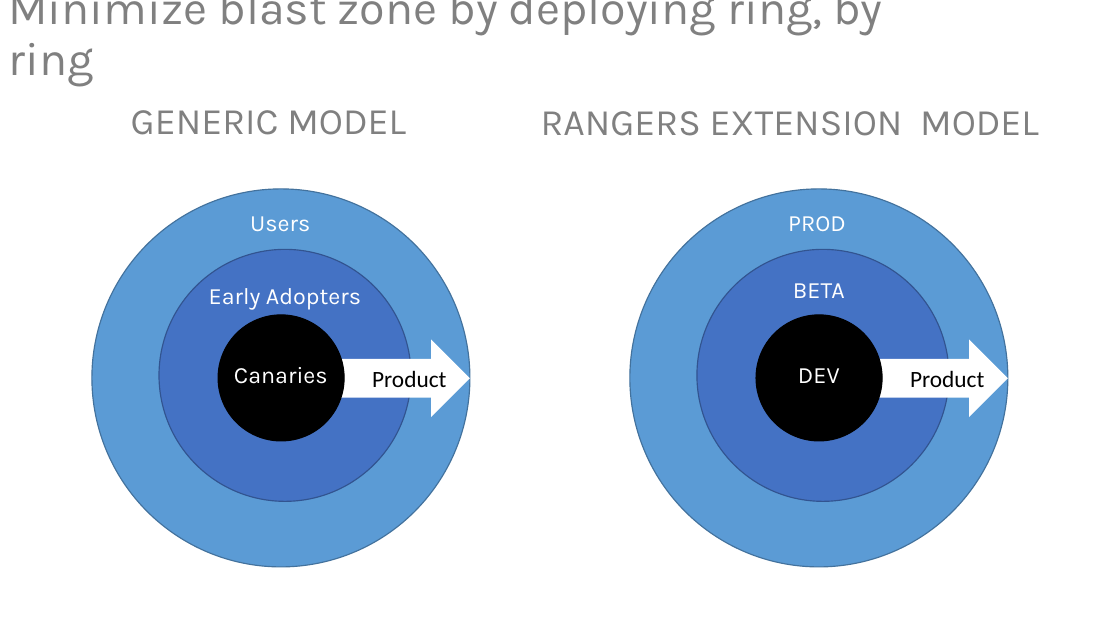
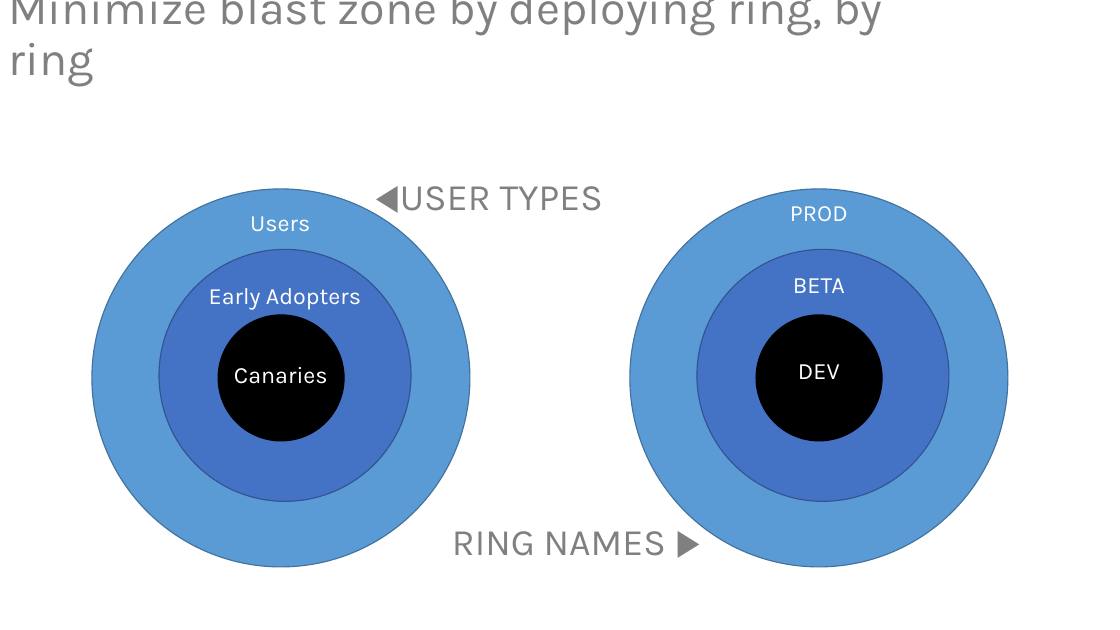
Before and after one commit to ALM-Rangers/Guidance, a slide deck: slide 1 of src/DevOps/Illustrations.pptx. Drawn at 1120x630 pixels with LibreOffice and Linux fonts; fonts in the diff are those of the drawing. Boxes give left, top, right and bottom in pixels: in the first picture for what was removed or moved away, otherwise in the second. Text is boxed around its words. In the diff, an @@ line names an element or a change of style, - is before the commit and + after.

```diff
--- a/src/DevOps/Illustrations.pptx
+++ b/src/DevOps/Illustrations.pptx
@@ text removed at [131, 110, 406, 135] @@
-GENERIC MODEL
@@ text removed at [541, 111, 1039, 136] @@
-RANGERS EXTENSION MODEL
@@ text added at [400, 186, 603, 211], 32 pt, text #808080 @@
+◀USER TYPES
@@ text "PROD": place and size @@
-text "PROD" at [788, 216, 846, 231]
+text "PROD" at [790, 206, 848, 221]
@@ text "PROD" at [790, 206, 848, 221]: alignment left to centre @@
@@ text "BETA": place and size @@
-text "BETA" at [793, 283, 845, 298]
+text "BETA" at [793, 278, 845, 293]
@@ left arrow removed at [334, 339, 471, 417] @@
@@ text "DEV": place and size @@
-text "DEV" at [798, 368, 840, 383]
+text "DEV" at [798, 364, 840, 379]
@@ left arrow removed at [871, 339, 1008, 417] @@
@@ text removed at [372, 370, 446, 387] @@
-Product
@@ text removed at [910, 370, 984, 387] @@
-Product
@@ text added at [452, 531, 666, 556], 32 pt, text #808080 @@
+RING NAMES ▶
```
Also in this commit, not shown: 1 other slide changed, 1 slide added, 13 other files.
